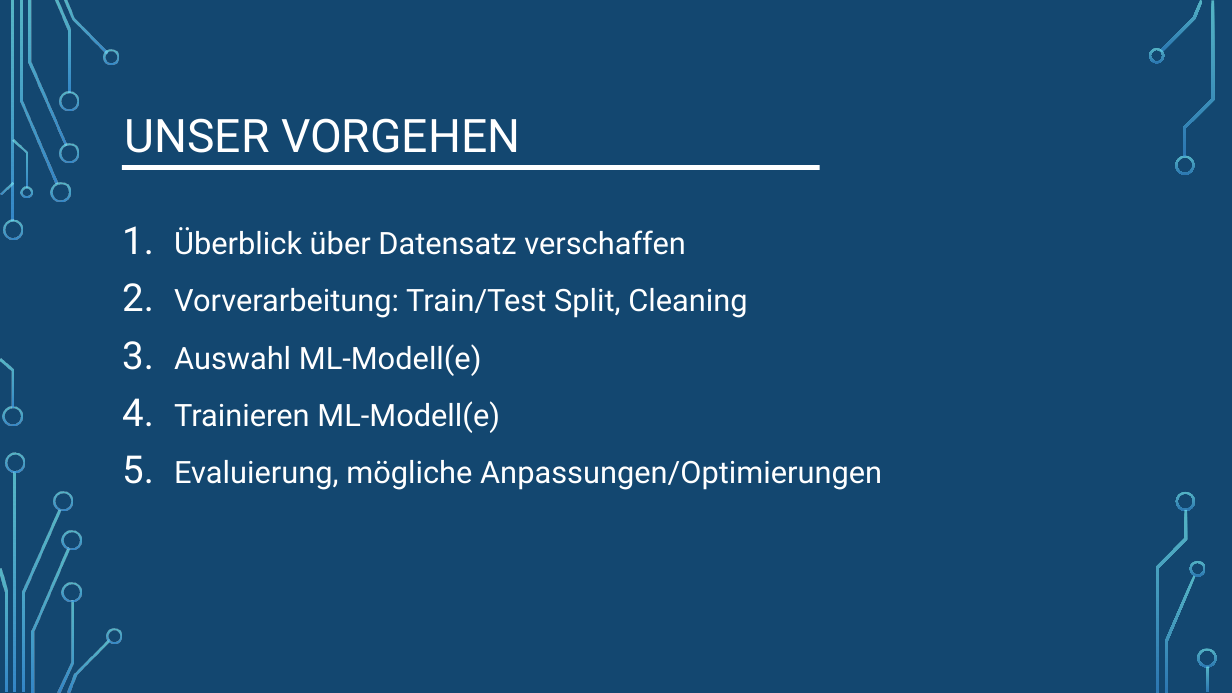
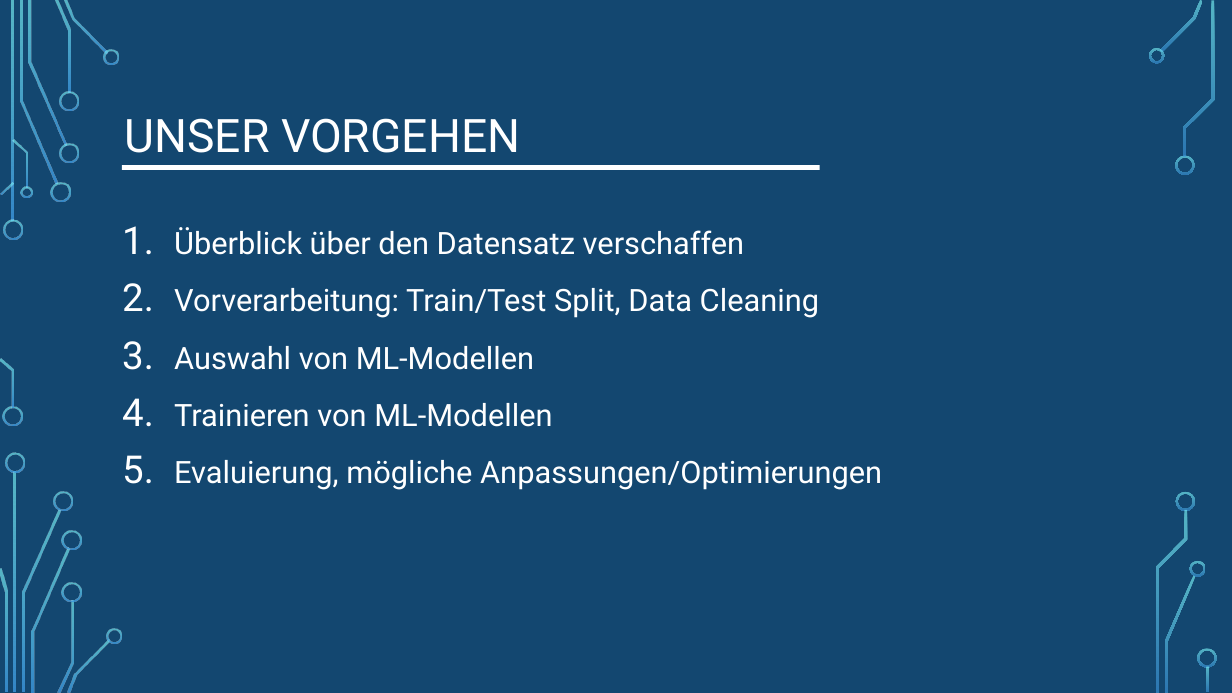
Before and after one commit to LennartFertig/DataExploration_HousePriceSeattle, a slide deck: slide 6 of House_Price_Prediction_Zwischenpräsentation.pptx (slide 4 before the commit). Drawn at 1232x693 pixels with LibreOffice and Linux fonts; fonts in the diff are those of the drawing; background and template pictures are left out. Boxes give left, top, right and bottom in pixels: in the first picture for what was removed or moved away, otherwise in the second. Text is boxed around its words. In the diff, an @@ line names an element or a change of style, - is before the commit and + after.

```diff
--- a/House_Price_Prediction_Zwischenpräsentation.pptx
+++ b/House_Price_Prediction_Zwischenpräsentation.pptx
@@ text at <box>174,227,819,427</box>: text changed @@
-1. Überblick über Datensatz verschaffen
-2. Vorverarbeitung: Train/Test Split, Cleaning
-3. Auswahl ML-Modell(e)
-4. Trainieren ML-Modell(e)
+1. Überblick über den Datensatz verschaffen
+2. Vorverarbeitung: Train/Test Split, Data Cleaning
+3. Auswahl von ML-Modellen
+4. Trainieren von ML-Modellen
```
Also in this commit, not shown: 3 other slides changed, 2 slides added.
